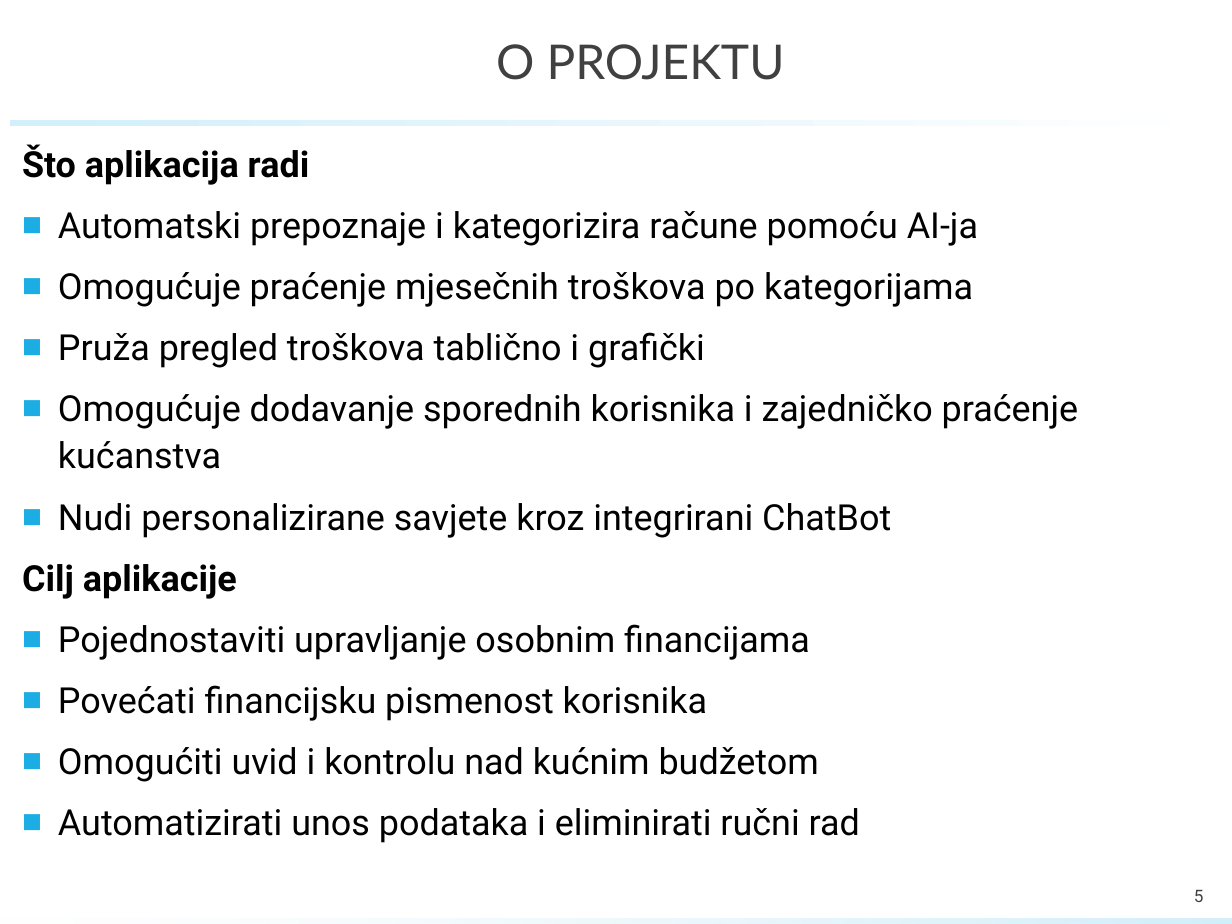
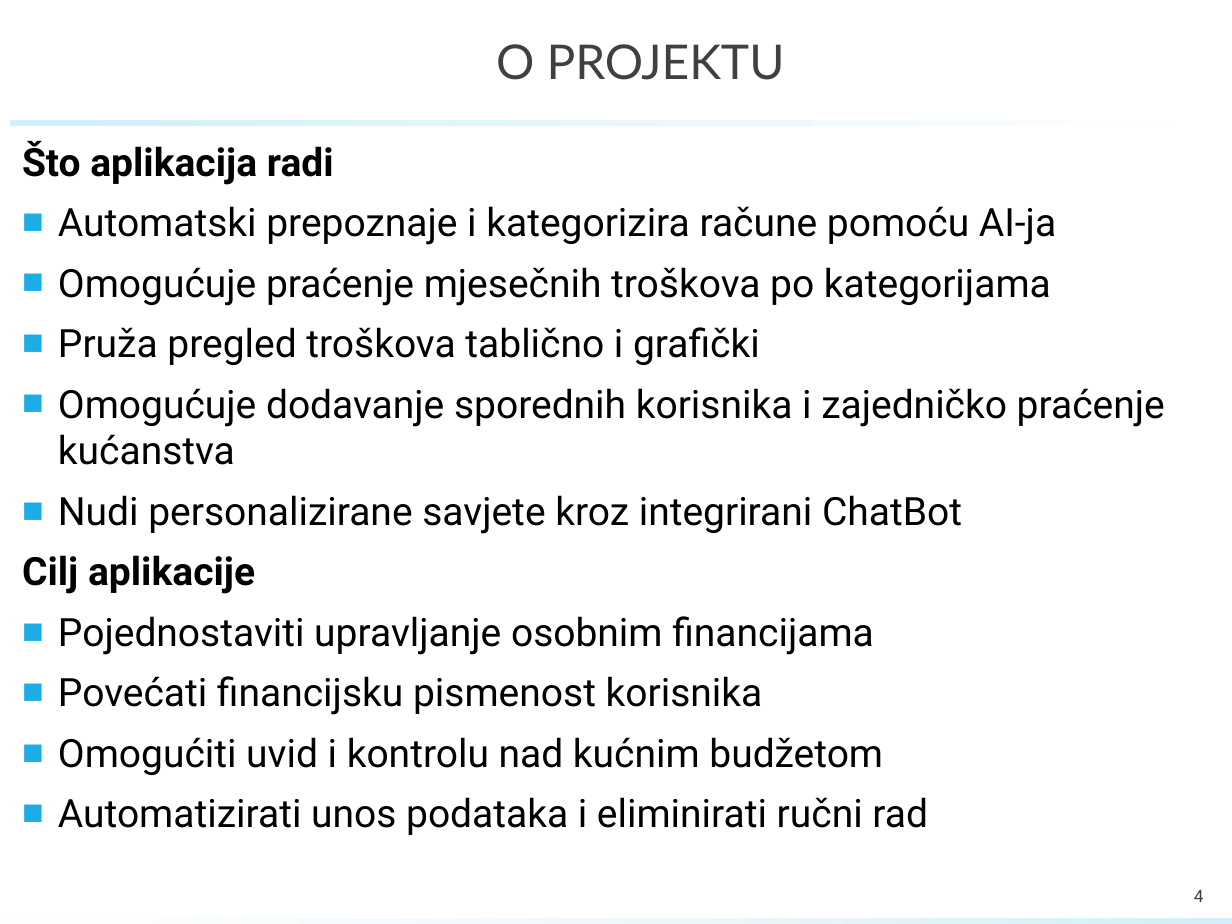
Before and after one commit to lukskoki/Racunko, a slide deck: slide 4 of Dokumentacija/PROINZ_TG11.4_Racunko.pptx (slide 5 before the commit). Drawn at 1232x924 pixels with LibreOffice and Linux fonts; fonts in the diff are those of the drawing; background and template pictures are left out. Boxes give left, top, right and bottom in pixels: in the first picture for what was removed or moved away, otherwise in the second. Text is boxed around its words. In the diff, an @@ line names an element or a change of style, - is before the commit and + after.

```diff
--- a/Dokumentacija/PROINZ_TG11.4_Racunko.pptx
+++ b/Dokumentacija/PROINZ_TG11.4_Racunko.pptx
@@ text "Što aplikacija radi" at <box>22,140,1165,835</box>: size 21 to 22.8 pt; indent changed; line spacing 1.1 to 1 @@
@@ page number at <box>1194,890,1204,902</box>: text changed @@
-5
+4
```
Also in this commit, not shown: 4 other slides changed, 1 slide added, 1 slide removed.
